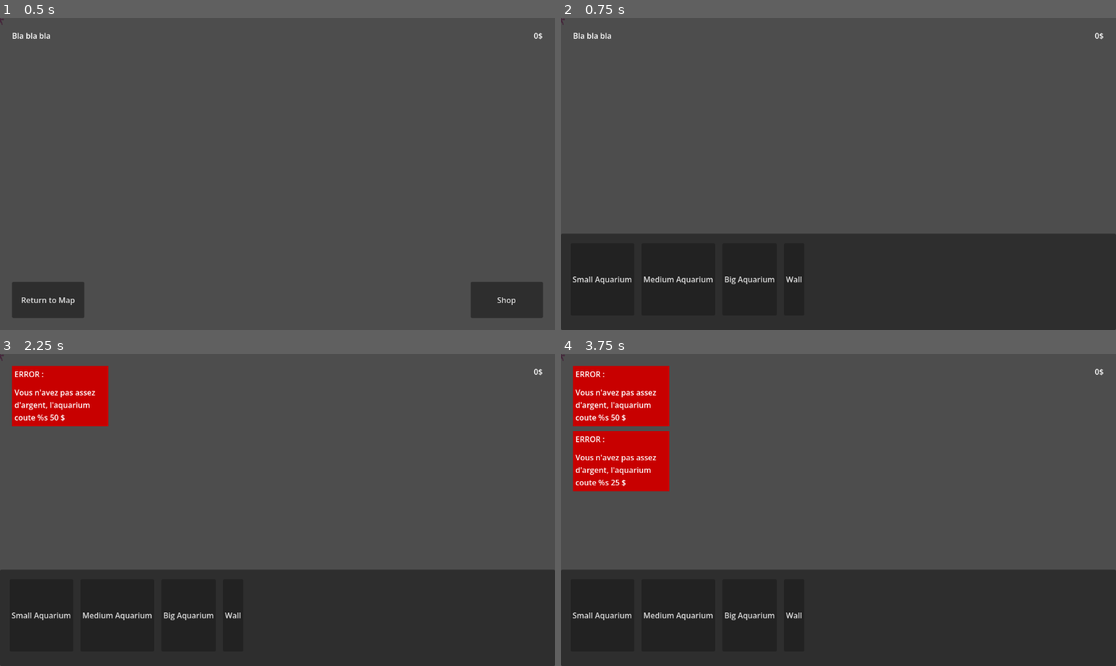
Above: before the commit, frames 1-4 (two rows, left to right).
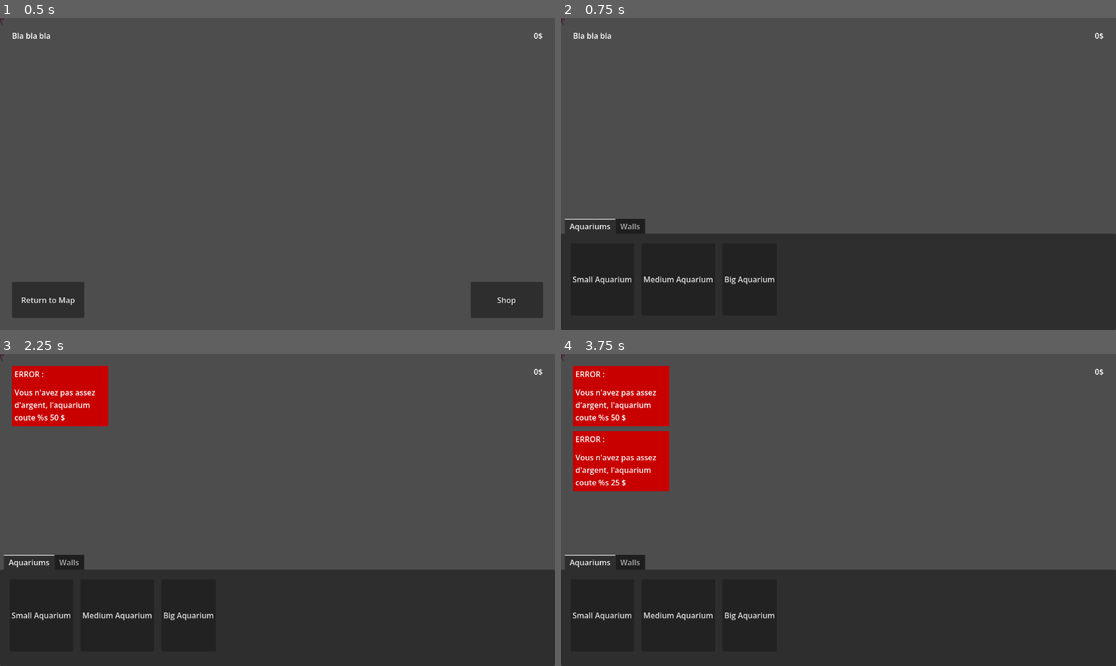
Above: after the commit, the same moments.

Repository: LeSaintRizBleu/poisson
Game: Godot game, scene res://core/aquarium/Aquarium.tscn
The game is run twice, just before and just after one commit, with the same random seed, the same clock (stepped at 60 frames per second) and the same inputs. The engine's default icon, where the game draws it, is replaced by a stand-in: a white triangle on a blue panel in a dark square.
Inputs:
- Up to frame 1 (0.5 s): no input
- Up to frame 2 (0.75 s): click "Shop" at 0.5 s
- Up to frame 3 (2.25 s): click "Small Aquarium" at 1.25 s; click "Shop" at 2 s
- Up to frame 4 (3.75 s): click "Medium Aquarium" at 2.75 s; click "Shop" at 3.5 s

Frame 1 is identical in both runs. In frame 2, 0.6% of the frame differs, in the area x 0-44%, y 64-85%; in frame 3, 0.6%; in frame 4, 0.6%.

Commit message:
better shop

Diff:
--- a/core/structures/wall/Wall.tscn
+++ b/core/structures/wall/Wall.tscn
@@ -6,21 +6,21 @@
 [sub_resource type="RectangleShape2D" id="RectangleShape2D_41jj8"]
 size = Vector2(32, 32)
 
-[node name="Wall" type="Node2D"]
+[node name="Wall" type="Node2D" unique_id=611546131]
 script = ExtResource("1_41jj8")
 
-[node name="NavigationObstacle2D" type="NavigationObstacle2D" parent="."]
+[node name="NavigationObstacle2D" type="NavigationObstacle2D" parent="." unique_id=1292165024]
 radius = 16.0
 vertices = PackedVector2Array(-16, -16, 16, -16, 16, 16, -16, 16)
 affect_navigation_mesh = true
 carve_navigation_mesh = true
 
-[node name="Sprite2D" type="Sprite2D" parent="."]
+[node name="Sprite2D" type="Sprite2D" parent="." unique_id=2127175225]
 modulate = Color(0.57218724, 0.30874634, 1.92523e-07, 1)
 scale = Vector2(0.25, 0.25)
 texture = ExtResource("2_74c8e")
 
-[node name="Area2D" type="Area2D" parent="."]
+[node name="Area2D" type="Area2D" parent="." unique_id=675405583]
 
-[node name="CollisionShape2D" type="CollisionShape2D" parent="Area2D"]
+[node name="CollisionShape2D" type="CollisionShape2D" parent="Area2D" unique_id=636698923]
 shape = SubResource("RectangleShape2D_41jj8")
--- a/core/ui/aquariumShop/AquariumShop.tscn
+++ b/core/ui/aquariumShop/AquariumShop.tscn
@@ -7,7 +7,7 @@
 [ext_resource type="Resource" uid="uid://d0mgtfyv55m3g" path="res://resources/aquariumTypes/big.tres" id="5_h342i"]
 [ext_resource type="Resource" uid="uid://budujmiedigua" path="res://resources/structures/wall.tres" id="7_1a85c"]
 
-[node name="AquariumShop" type="Control"]
+[node name="AquariumShop" type="Control" unique_id=1904309624]
 visible = false
 custom_minimum_size = Vector2(1152, 200)
 layout_mode = 3
@@ -15,52 +15,71 @@
 anchor_top = 1.0
 anchor_right = 1.0
 anchor_bottom = 1.0
-offset_top = -200.0
+offset_top = -231.0
 grow_horizontal = 2
 grow_vertical = 0
 size_flags_horizontal = 3
 size_flags_vertical = 3
 script = ExtResource("1_sxa4d")
 
-[node name="Panel" type="Panel" parent="."]
+[node name="TabContainer" type="TabContainer" parent="." unique_id=1869981143]
+layout_mode = 0
+offset_right = 1152.0
+offset_bottom = 231.0
+current_tab = 0
+
+[node name="Aquariums" type="MarginContainer" parent="TabContainer" unique_id=141467505]
 custom_minimum_size = Vector2(1152, 200)
-layout_mode = 0
-size_flags_horizontal = 3
-size_flags_vertical = 3
-
-[node name="MarginContainer" type="MarginContainer" parent="."]
-custom_minimum_size = Vector2(1152, 200)
-layout_mode = 0
+layout_mode = 2
 theme_override_constants/margin_left = 20
 theme_override_constants/margin_top = 20
 theme_override_constants/margin_right = 20
 theme_override_constants/margin_bottom = 20
+metadata/_tab_index = 0
 
-[node name="ScrollContainer" type="ScrollContainer" parent="MarginContainer"]
+[node name="ScrollContainer" type="ScrollContainer" parent="TabContainer/Aquariums" unique_id=2125763944]
 layout_mode = 2
 
-[node name="HBoxContainer" type="HBoxContainer" parent="MarginContainer/ScrollContainer"]
+[node name="HBoxContainer" type="HBoxContainer" parent="TabContainer/Aquariums/ScrollContainer" unique_id=2123396377]
 custom_minimum_size = Vector2(0, 150)
 layout_mode = 2
 theme_override_constants/separation = 15
 
-[node name="AquariumShopButton" parent="MarginContainer/ScrollContainer/HBoxContainer" instance=ExtResource("2_oittu")]
+[node name="AquariumShopButton" parent="TabContainer/Aquariums/ScrollContainer/HBoxContainer" unique_id=109088582 instance=ExtResource("2_oittu")]
 layout_mode = 2
 type = ExtResource("3_kboxf")
 
-[node name="AquariumShopButton2" parent="MarginContainer/ScrollContainer/HBoxContainer" instance=ExtResource("2_oittu")]
+[node name="AquariumShopButton2" parent="TabContainer/Aquariums/ScrollContainer/HBoxContainer" unique_id=1107700172 instance=ExtResource("2_oittu")]
 layout_mode = 2
 type = ExtResource("4_1a85c")
 
-[node name="AquariumShopButton3" parent="MarginContainer/ScrollContainer/HBoxContainer" instance=ExtResource("2_oittu")]
+[node name="AquariumShopButton3" parent="TabContainer/Aquariums/ScrollContainer/HBoxContainer" unique_id=113136378 instance=ExtResource("2_oittu")]
 layout_mode = 2
 type = ExtResource("5_h342i")
 
-[node name="AquariumShopButton4" parent="MarginContainer/ScrollContainer/HBoxContainer" instance=ExtResource("2_oittu")]
+[node name="Walls" type="MarginContainer" parent="TabContainer" unique_id=1347628176]
+visible = false
+custom_minimum_size = Vector2(1152, 200)
+layout_mode = 2
+theme_override_constants/margin_left = 20
+theme_override_constants/margin_top = 20
+theme_override_constants/margin_right = 20
+theme_override_constants/margin_bottom = 20
+metadata/_tab_index = 1
+
+[node name="ScrollContainer" type="ScrollContainer" parent="TabContainer/Walls" unique_id=1928505275]
+layout_mode = 2
+
+[node name="HBoxContainer" type="HBoxContainer" parent="TabContainer/Walls/ScrollContainer" unique_id=974525643]
+custom_minimum_size = Vector2(0, 150)
+layout_mode = 2
+theme_override_constants/separation = 15
+
+[node name="AquariumShopButton4" parent="TabContainer/Walls/ScrollContainer/HBoxContainer" unique_id=803517422 instance=ExtResource("2_oittu")]
 layout_mode = 2
 type = ExtResource("7_1a85c")
 
-[connection signal="shop_button_pressed" from="MarginContainer/ScrollContainer/HBoxContainer/AquariumShopButton" to="." method="_on_aquarium_shop_button_shop_button_pressed"]
-[connection signal="shop_button_pressed" from="MarginContainer/ScrollContainer/HBoxContainer/AquariumShopButton2" to="." method="_on_aquarium_shop_button_shop_button_pressed"]
-[connection signal="shop_button_pressed" from="MarginContainer/ScrollContainer/HBoxContainer/AquariumShopButton3" to="." method="_on_aquarium_shop_button_shop_button_pressed"]
-[connection signal="shop_button_pressed" from="MarginContainer/ScrollContainer/HBoxContainer/AquariumShopButton4" to="." method="_on_aquarium_shop_button_shop_button_pressed"]
+[connection signal="shop_button_pressed" from="TabContainer/Aquariums/ScrollContainer/HBoxContainer/AquariumShopButton" to="." method="_on_aquarium_shop_button_shop_button_pressed"]
+[connection signal="shop_button_pressed" from="TabContainer/Aquariums/ScrollContainer/HBoxContainer/AquariumShopButton2" to="." method="_on_aquarium_shop_button_shop_button_pressed"]
+[connection signal="shop_button_pressed" from="TabContainer/Aquariums/ScrollContainer/HBoxContainer/AquariumShopButton3" to="." method="_on_aquarium_shop_button_shop_button_pressed"]
+[connection signal="shop_button_pressed" from="TabContainer/Walls/ScrollContainer/HBoxContainer/AquariumShopButton4" to="." method="_on_aquarium_shop_button_shop_button_pressed"]
--- a/core/visualisation/Visualisation.tscn
+++ b/core/visualisation/Visualisation.tscn
@@ -33,30 +33,32 @@
 shader_parameter/s11 = 2.221
 shader_parameter/sinpowder = 8.0
 
-[node name="Visualisation" type="Node2D"]
+[node name="Visualisation" type="Node2D" unique_id=2075464384]
 script = ExtResource("1_br2wl")
 
-[node name="Background" type="Sprite2D" parent="."]
+[node name="Background" type="Sprite2D" parent="." unique_id=341030082]
 position = Vector2(432, 284)
 scale = Vector2(3.95833, 3.95833)
 texture = ExtResource("2_kmy5b")
 
-[node name="Shoals" type="Node2D" parent="."]
+[node name="Shoals" type="Node2D" parent="." unique_id=579721704]
 
-[node name="WaterWave" type="ColorRect" parent="."]
+[node name="WaterWave" type="ColorRect" parent="." unique_id=1784236847]
 material = SubResource("ShaderMaterial_elt1y")
 offset_left = -42.0
 offset_top = -33.0
 offset_right = 1197.0
 offset_bottom = 687.0
+metadata/_edit_use_anchors_ = true
 
-[node name="WaterReflection" type="ColorRect" parent="."]
+[node name="WaterReflection" type="ColorRect" parent="." unique_id=278659064]
 material = SubResource("ShaderMaterial_esu7a")
 offset_right = 1152.0
 offset_bottom = 648.0
 color = Color(0, 1, 1, 1)
+metadata/_edit_use_anchors_ = true
 
-[node name="TankHud" parent="." instance=ExtResource("5_fcrf0")]
+[node name="TankHud" parent="." unique_id=1857787545 instance=ExtResource("5_fcrf0")]
 
 [connection signal="add_fish" from="TankHud" to="." method="_on_tank_hud_add_fish"]
 [connection signal="delete_tank" from="TankHud" to="." method="_on_tank_hud_delete_tank"]
Not shown: 1 places in core/structures/wall/Wall.tscn that only renumber resources
Not shown: 1 places in core/ui/aquariumShop/AquariumShop.tscn that only renumber resources
Not shown: 1 places in core/visualisation/Visualisation.tscn that only renumber resources
Not shown: 1 places in resources/structures/wall.tres that only renumber resources
